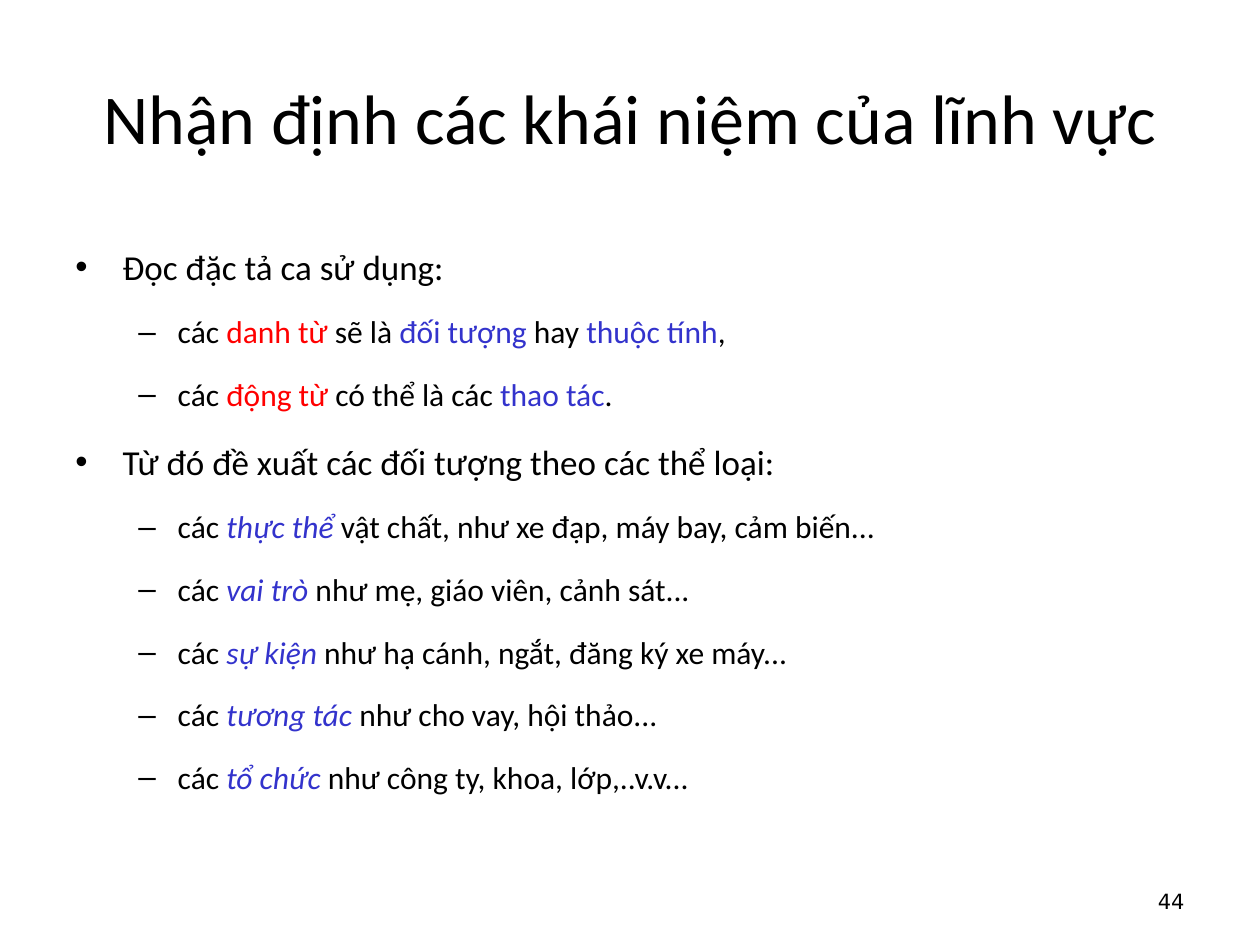
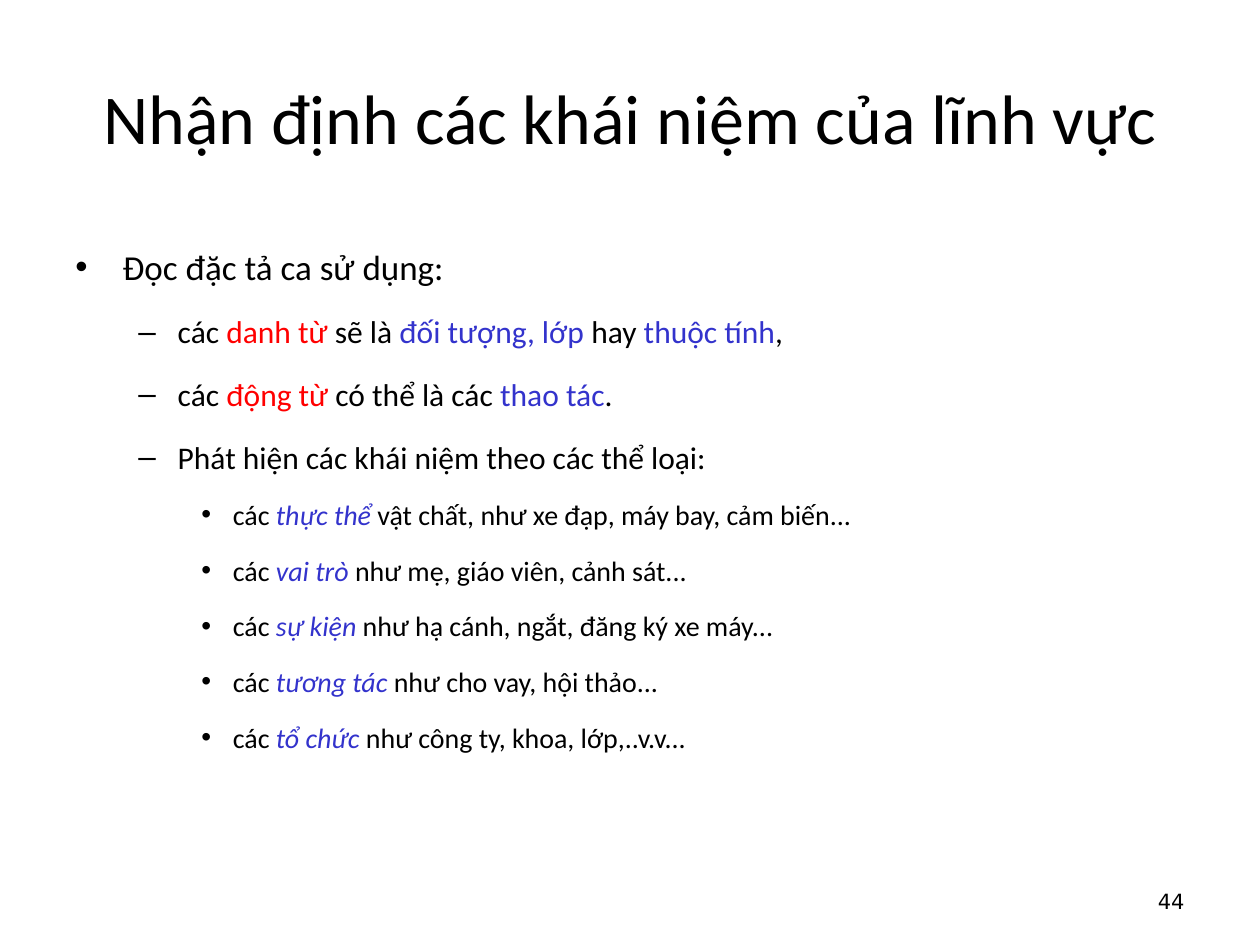
Before and after one commit to bangoc/PTTKHT, a slide deck: slide 44 of Slides/lec5_phan_tich_cau_truc.ppt. Drawn at 1260x945 pixels with LibreOffice and Linux fonts; fonts in the diff are those of the drawing. Boxes give left, top, right and bottom in pixels: in the first picture for what was removed or moved away, otherwise in the second. Text is boxed around its words. In the diff, an @@ line names an element or a change of style, - is before the commit and + after.

Commit message:
Update lecture 5

```diff
--- a/Slides/lec5_phan_tich_cau_truc.ppt
+++ b/Slides/lec5_phan_tich_cau_truc.ppt
@@ text at <box>178,319,783,349</box>: text changed @@
-  – các danh từ sẽ là đối tượng hay thuộc tính,
+  – các danh từ sẽ là đối tượng, lớp hay thuộc tính,
@@ text at <box>178,444,705,475</box>: text changed; size 20 to 18 pt @@
-• Từ đó đề xuất các đối tượng theo các thể loại:
+  – Phát hiện các khái niệm theo các thể loại:
@@ text at <box>233,503,851,753</box>: size 18 to 16 pt in "các thực thể vật chất, như xe ...", "các vai trò như mẹ, giáo viên, ...", "các sự kiện như hạ cánh, ngắt, ...", "các tương tác như cho vay, hội ..." and 1 more places; bullet – to •; list level 2 to 3 in "các thực thể vật chất, ..."; list level 2 to 3 in "các vai trò như mẹ, ..."; list level 2 to 3 in "các sự kiện như hạ ..."; list level 2 to 3 in "các tương tác như cho ..."; list level 2 to 3 in "các tổ chức như công ..." @@
```
Also in this commit, not shown: 39 other slides changed, 3 slides added, 4 slides removed, 2 other files.
